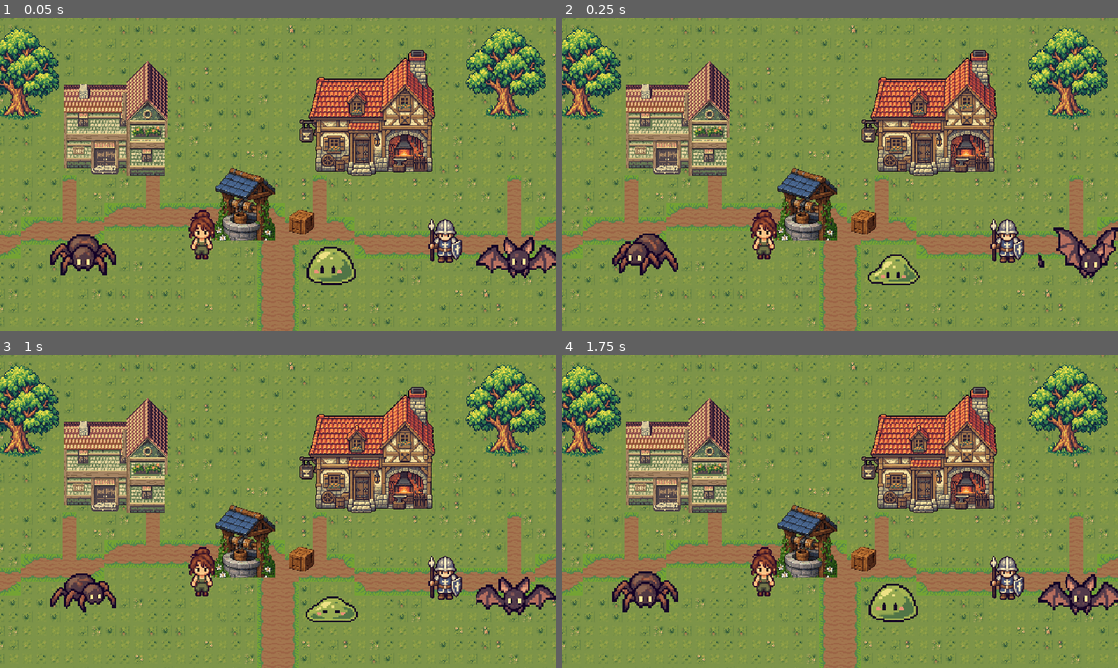
Above: before the commit, frames 1-4 (two rows, left to right).
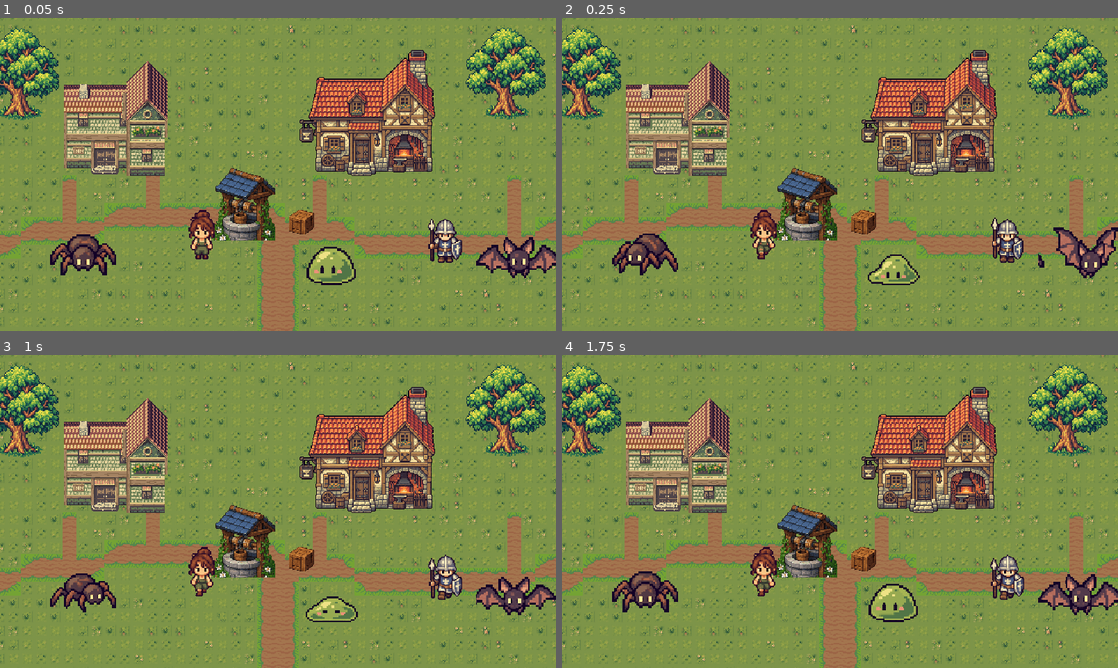
Above: after the commit, the same moments.

Repository: Stoffe101/PixelTown
Game: Godot game, scene res://scenes/levels/premium_asset_gallery.tscn
Two runs of this game, one before a commit and one after it. Both use one fixed random seed, a clock stepped at 60 frames per second and the inputs below. This scene is started directly instead of the project's main scene.
Inputs (mouse positions are in pixels of both pictures, inside the frame that each line leads up to):
- Up to frame 1 (0.05 s): no input
- Up to frame 2 (0.25 s): no input
- Up to frame 3 (1 s): tap Enter at 0.5 s; move the mouse to (400, 495) at 0.52 s; tap Tab at 0.6 s; click (400, 495) at 0.67 s; tap Space at 0.77 s
- Up to frame 4 (1.75 s): drag from (728, 527) to (812, 574) at 1.27 s

Frame 1 is identical in both runs. In frame 2, 0.5% of the frame differs, in the area x 33-84%, y 61-78%; in frame 3, 0.6%, in the area x 33-84%, y 61-79%; in frame 4, 0.6%.

Commit message:
fix(art): retain moving gallery previews while live actor prefabs idle by default

Diff:
--- a/scenes/levels/premium_asset_gallery.tscn
+++ b/scenes/levels/premium_asset_gallery.tscn
@@ -34,8 +34,12 @@
 [node name="CratePlaced" parent="." instance=ExtResource("Crate")]
 position = Vector2(576, 427)
 [node name="VillagerAnimated" parent="." instance=ExtResource("Villager")]
+animation = &"walk_down"
+autoplay = "walk_down"
 position = Vector2(465, 448)
 [node name="GuardAnimated" parent="." instance=ExtResource("Guard")]
+animation = &"walk_down"
+autoplay = "walk_down"
 position = Vector2(745, 452)
 [node name="SlimeAnimated" parent="." instance=ExtResource("Slime")]
 position = Vector2(614, 478)
